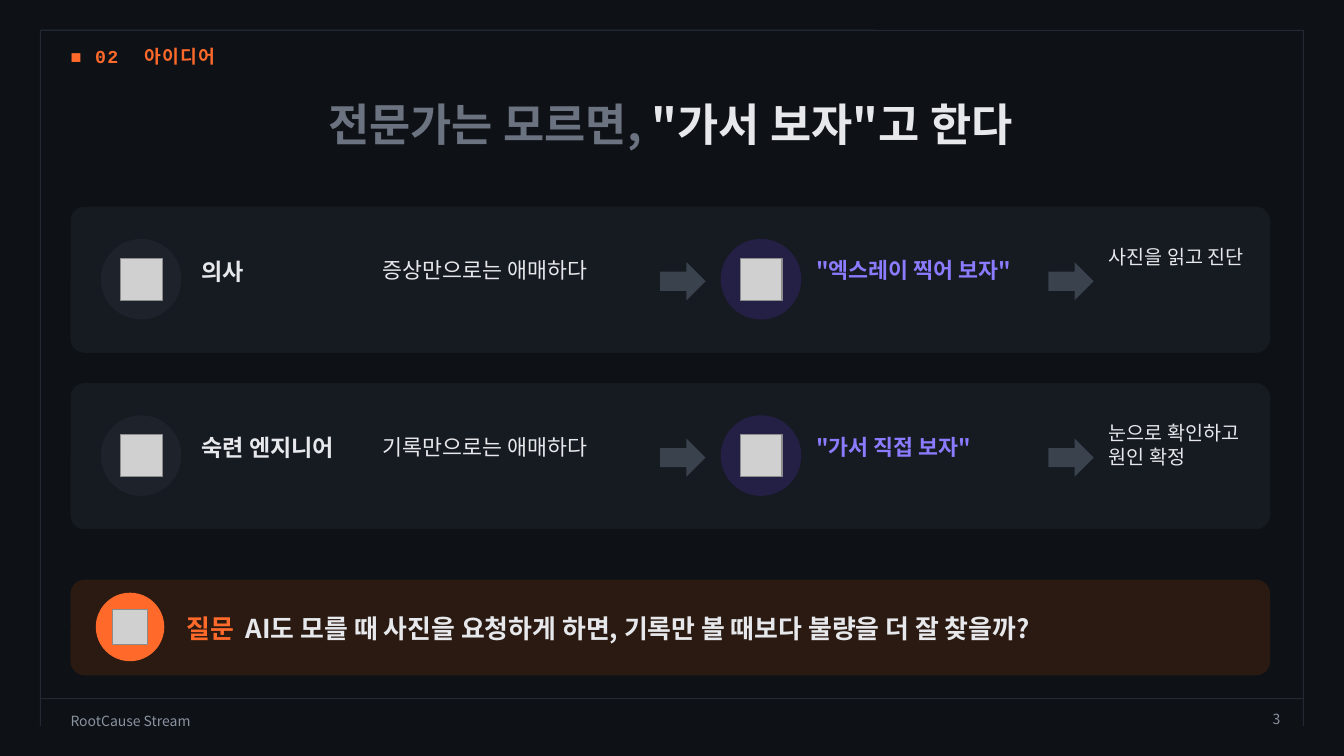
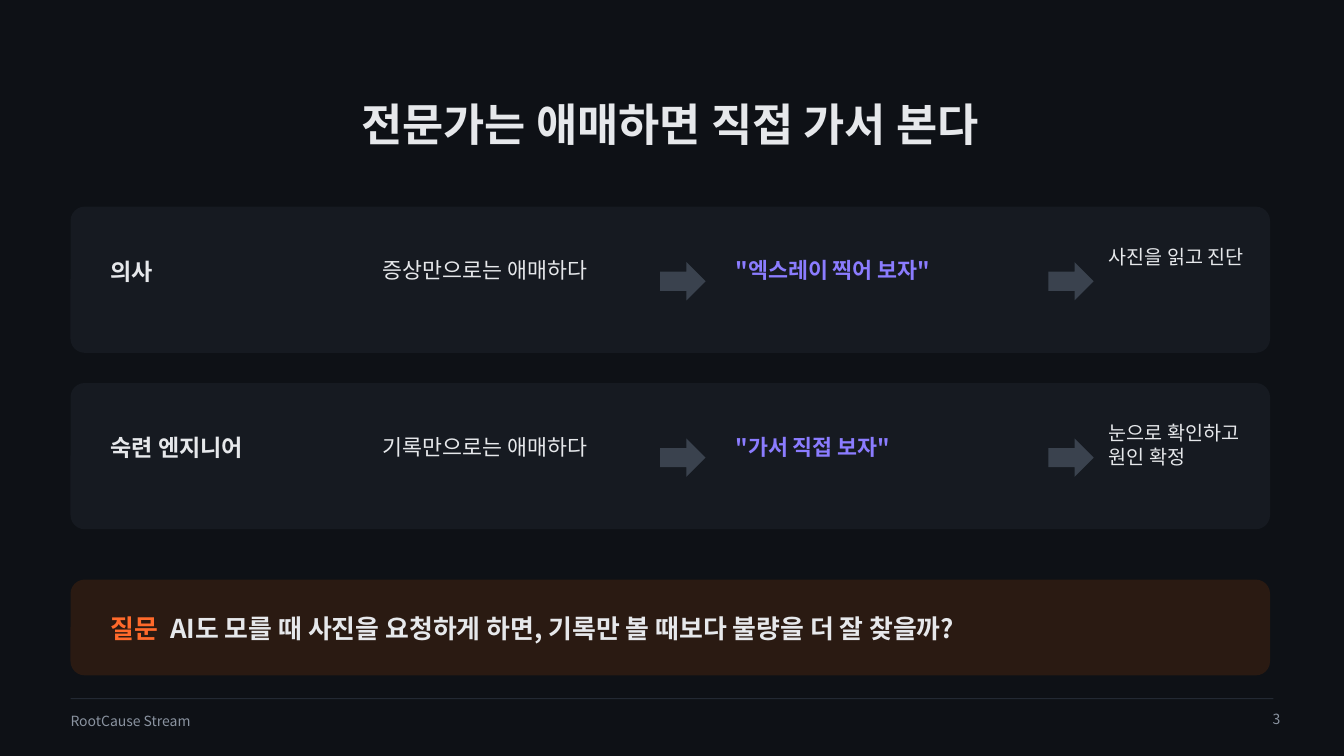
Before and after one commit to dlwogud/rootcause-stream, a slide deck: slide 3 of deck/RootCause_Stream_발표자료.pptx. Drawn at 1344x756 pixels with LibreOffice and Linux fonts; fonts in the diff are those of the drawing; grey boxes stand for pictures; background and template pictures are left out. Boxes give left, top, right and bottom in pixels: in the first picture for what was removed or moved away, otherwise in the second. Text is boxed around its words. In the diff, an @@ line names an element or a change of style, - is before the commit and + after.

```diff
--- a/deck/RootCause_Stream_발표자료.pptx
+++ b/deck/RootCause_Stream_발표자료.pptx
@@ line removed from (40, 30) to (40, 726) @@
@@ line removed from (40, 30) to (1304, 30) @@
@@ text removed at bbox=[95, 47, 215, 65] @@
-■ 02 아이디어
@@ line removed from (1304, 30) to (1304, 726) @@
@@ title at bbox=[361, 103, 978, 145]: text changed @@
-전문가는 모르면, "가서 보자"고 한다
+전문가는 애매하면 직접 가서 본다
@@ ellipse removed at bbox=[101, 239, 181, 320] @@
@@ ellipse removed at bbox=[721, 239, 802, 320] @@
@@ text "의사": place and size @@
-text "의사" at bbox=[202, 260, 244, 282]
+text "의사" at bbox=[111, 260, 153, 282]
@@ picture removed at bbox=[120, 258, 162, 300] @@
@@ text ""엑스레이 찍어 보자"": place and size @@
-text ""엑스레이 찍어 보자"" at bbox=[816, 259, 1010, 280]
+text ""엑스레이 찍어 보자"" at bbox=[736, 259, 930, 280]
@@ picture removed at bbox=[740, 258, 782, 300] @@
@@ ellipse removed at bbox=[101, 415, 181, 496] @@
@@ ellipse removed at bbox=[721, 415, 802, 496] @@
@@ text "숙련 엔지니어": place and size @@
-text "숙련 엔지니어" at bbox=[202, 436, 334, 458]
+text "숙련 엔지니어" at bbox=[111, 436, 243, 458]
@@ picture removed at bbox=[120, 435, 162, 477] @@
@@ text ""가서 직접 보자"": place and size @@
-text ""가서 직접 보자"" at bbox=[816, 436, 970, 457]
+text ""가서 직접 보자"" at bbox=[736, 436, 890, 457]
@@ picture removed at bbox=[740, 435, 782, 477] @@
@@ ellipse removed at bbox=[96, 593, 164, 661] @@
@@ text "질문 AI도 모를 때 사진을 ...": place and size @@
-text "질문 AI도 모를 때 사진을 ..." at bbox=[186, 616, 1030, 644]
+text "질문 AI도 모를 때 사진을 ..." at bbox=[111, 616, 954, 644]
@@ picture removed at bbox=[112, 609, 147, 644] @@
@@ line moved from (40, 699) - (1304, 699) to (71, 699) - (1273, 699) @@
```
Also in this commit, not shown: 17 other slides changed, 1 slide added, 6 other files.
